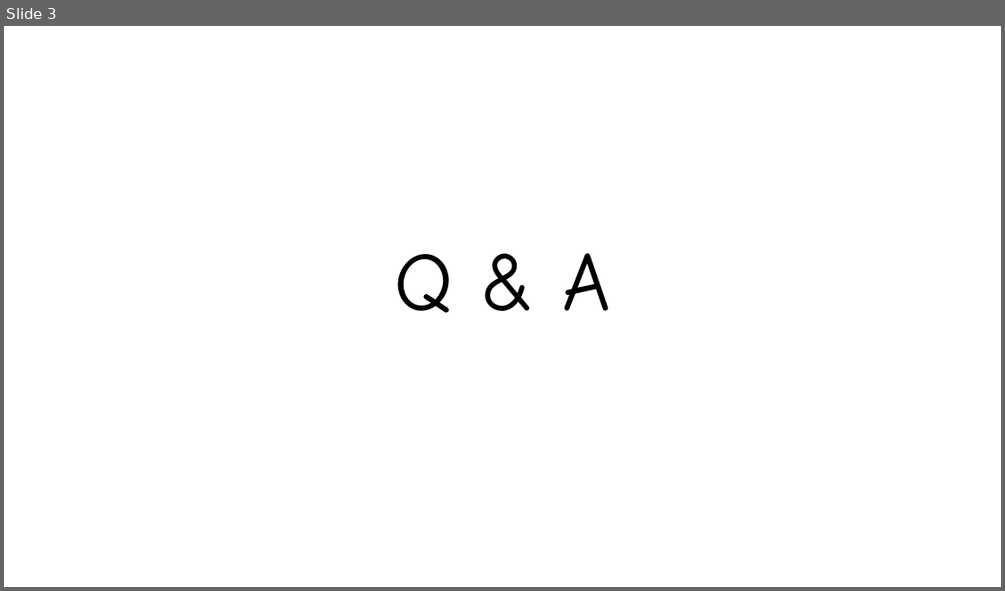
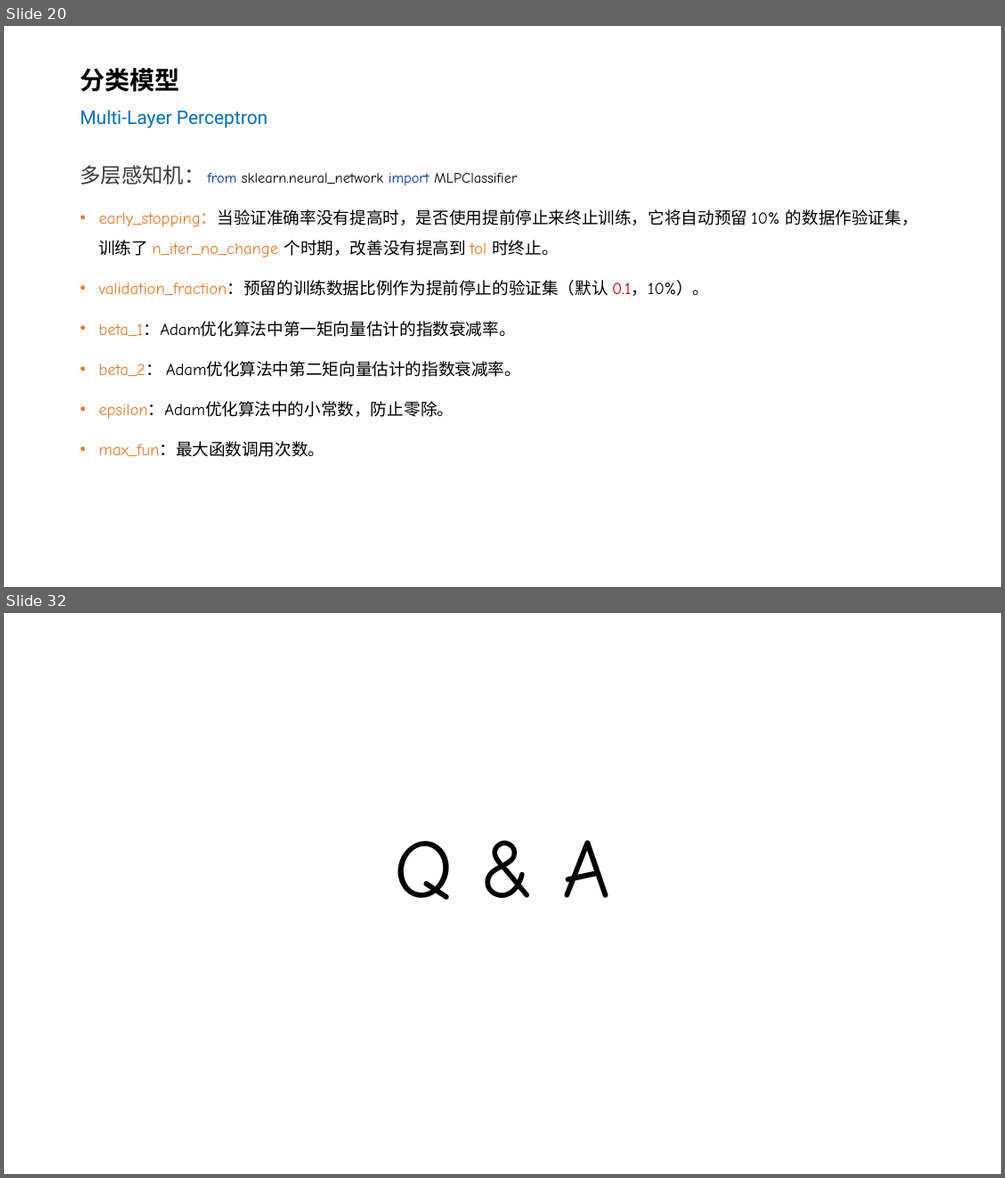
Before and after one commit to silentbalanceyh/cda-exam, a slide deck: ppt/06.模型选择.pptx. Shown one above the other, each under a label of ours: slide 3 before the commit, slides 20 and 32 after it; the slides between them are not shown. The pictures are 1005x591 and 1005x1178 pixels, drawn with LibreOffice and Linux fonts; fonts in the diff are those of the drawing; background and template pictures are left out. Boxes give left, top, right and bottom in pixels: in the first picture for what was removed or moved away, otherwise in the second. Text is boxed around its words. In the diff, an @@ line names an element or a change of style, - is before the commit and + after.

Commit message:
模型选择

```diff
--- a/ppt/06.模型选择.pptx
+++ b/ppt/06.模型选择.pptx
@@ slide 20 added at (x1=4, y1=26, x2=1001, y2=587), background #FFFFFF @@
@@ title added at (x1=80, y1=68, x2=267, y2=128), 18 pt, text #0070C0 @@
+分类模型
+Multi-Layer Perceptron
@@ text added at (x1=80, y1=165, x2=918, y2=457), 16 pt, text #000000 @@
+多层感知机： from sklearn.neural_network import MLPClassifier
+• early_stopping：当验证准确率没有提高时，是否使用提前停止来终止训练，它将自动预留 10% 的数据作验证集，训练了 n_iter_no_change 个时期，改善没有提高到 tol 时终止。
+• validation_fraction：预留的训练数据比例作为提前停止的验证集（默认 0.1，10%）。
+• beta_1：Adam优化算法中第一矩向量估计的指数衰减率。
+• beta_2： Adam优化算法中第二矩向量估计的指数衰减率。
+• epsilon：Adam优化算法中的小常数，防止零除。
+• max_fun：最大函数调用次数。
@@ what was slide 3 is now slide 32 @@
```
Also in this commit, not shown: 2 slides changed, 28 other slides added, 2 other files.
